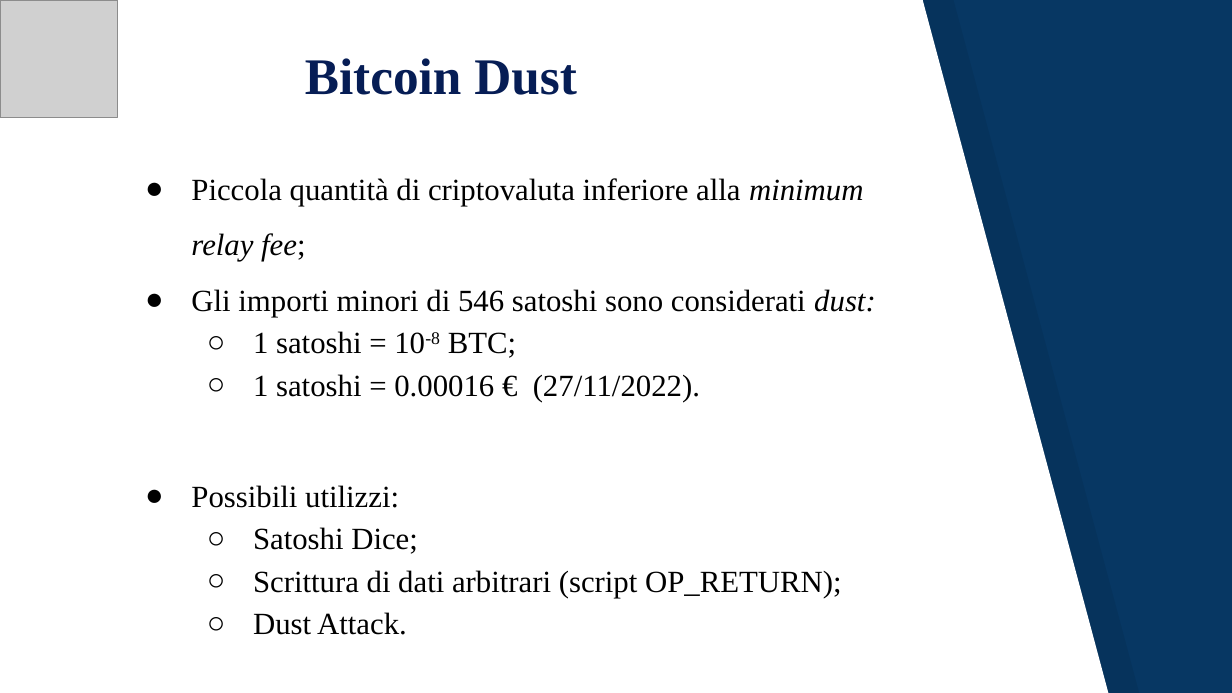
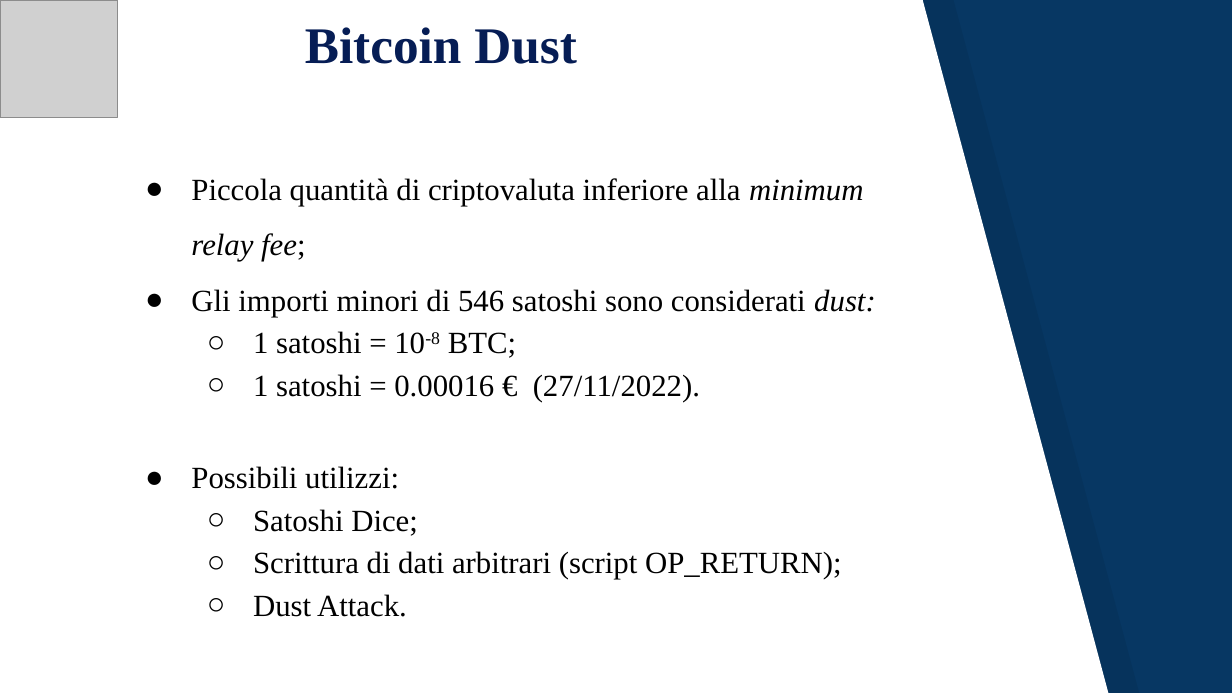
Before and after one commit to JacopoRaffi/Dust_Attack_Analysis, a slide deck: slide 5 of Dust Attack .pptx. Drawn at 1232x693 pixels with LibreOffice and Linux fonts; fonts in the diff are those of the drawing; grey boxes stand for pictures. Boxes give left, top, right and bottom in pixels: in the first picture for what was removed or moved away, otherwise in the second. Text is boxed around its words. In the diff, an @@ line names an element or a change of style, - is before the commit and + after.

```diff
--- a/Dust Attack .pptx
+++ b/Dust Attack .pptx
@@ title "Bitcoin Dust": place and size @@
-title "Bitcoin Dust" at box(305, 58, 577, 95)
+title "Bitcoin Dust" at box(305, 27, 577, 64)
@@ text at box(191, 466, 399, 489): line spacing 1 to 1.5 @@
```
Also in this commit, not shown: 14 other slides changed, 3 slides added, 4 slides removed, 1 other file.
